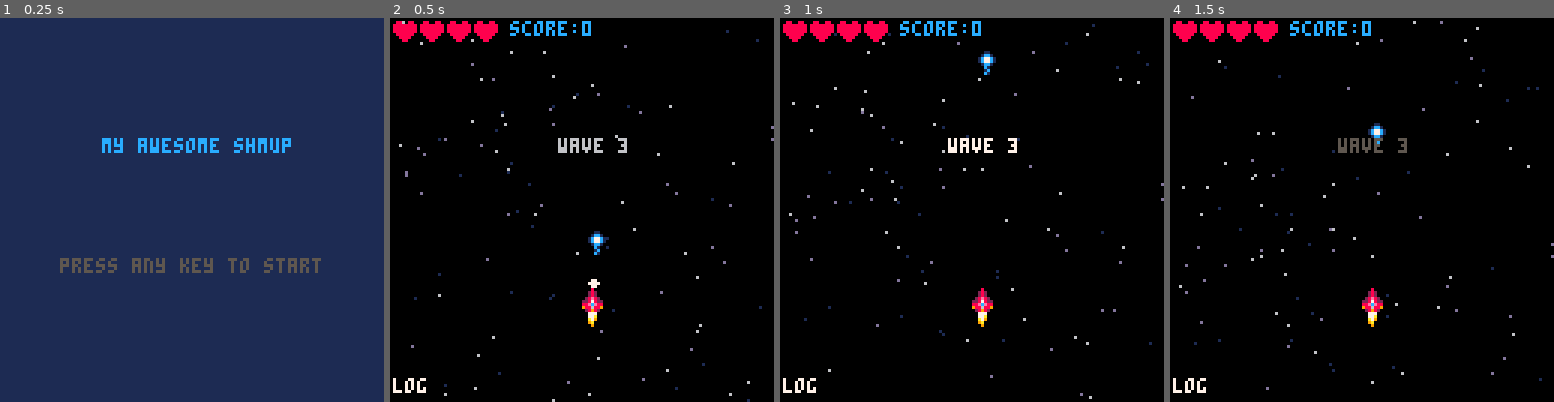
Above: before the commit, frames 1-4 (left to right).
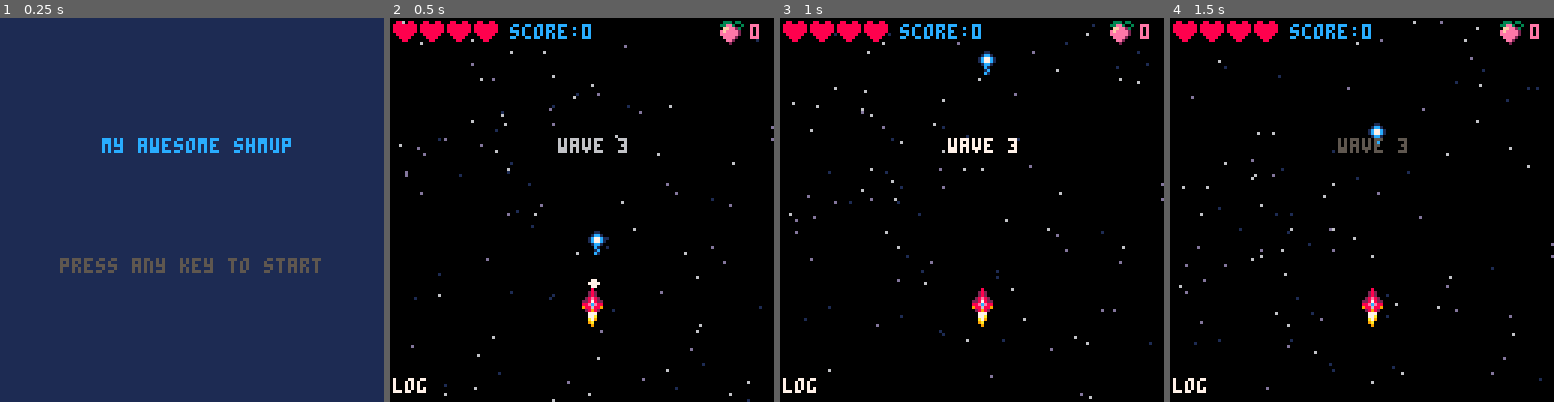
Above: after the commit, the same moments.

Repository: theRenard/shmup
Game: PICO-8 cartridge shmup_sep.p8
Two runs of this game, one before a commit and one after it. Both use one fixed random seed, a clock stepped at 60 frames per second and the inputs below.
Inputs:
- Up to frame 1 (0.25 s): no input
- Up to frame 2 (0.5 s): tap X (X key) at 0.33 s
- Up to frame 3 (1 s): tap O (Z key) at 0.7 s
- Up to frame 4 (1.5 s): tap X (X key) at 1.07 s

Frame 1 is identical in both runs. In frame 2, 0.7% of the frame differs, in the area x 31-97%, y 0-8%; in frame 3, 0.7%; in frame 4, 0.7%.

Commit message:
feat: Add pickup drop behavior to enemy kills

Diff:
--- a/behavior.lua
+++ b/behavior.lua
@@ -146,6 +146,9 @@
   sfx(2)
   score += 1
   explode(myen.x + 4, myen.y + 4)
+  if rnd() < 0.1 then
+    droppickup(myen.x, myen.y)
+  end
 
   if myen.mission =="attack" then
     if rnd(1) < 0.5 then
@@ -153,3 +156,13 @@
     end
   end
 end
+
+function droppickup(px,py)
+  local mypick = makespr()
+  mypick.x = px
+  mypick.y = py
+  mypick.sx = 0
+  mypick.sy = 1
+  mypick.spr = 48
+  add(pickups, mypick)
+end
--- a/draw.lua
+++ b/draw.lua
@@ -14,6 +14,20 @@
       spr(flamespr,ship.x,ship.y+8)
      end
     end
+  end
+
+  --drawing pickups
+  for mypick in all(pickups) do
+    local pc=0
+    if t%4<2 then
+     pc=7
+    end
+    for i=1,15 do
+     pal(i,pc)
+    end
+    drwoutline(mypick)
+    pal()
+    drwmyspr(mypick)
   end
 
   --drawing enemies
@@ -84,7 +98,7 @@
     drwmyspr(myebul)
    end
 
-  print("score:"..score,40,1,12)
+  print("score:"..score,40,2,12)
   print("log"..log, 1, 120, 7)
 
   for i=1,4 do
@@ -94,6 +108,9 @@
     spr(14,i*9-8,1)
    end
   end
+
+  spr(48,110,1)
+  print(cherries,120,2,14)
 
   --print(#buls,5,5,7)
  end
--- a/main.lua
+++ b/main.lua
@@ -70,6 +70,7 @@
   muzzle=0
 
   score=0
+  cherries=0
 
   lives=4
   invul=0
@@ -90,6 +91,7 @@
   enemies={}
   parts={}
   shwaves={}
+  pickups={}
 
   log=""
 
--- a/shmup_sep.p8
+++ b/shmup_sep.p8
@@ -34,14 +34,14 @@
 0222200001111000000000000000000000000000000000000000000027787872277777728277c7820277c7800277c7808277c782000000000000000000000000
 000000000000000000000000000000000000000000000000000000002002200220022002087cc780087cc780087cc780087cc780000000000000000000000000
 00000000000000000000000000000000000000000000000000000000020880200208802000877800008778000087780000877800000000000000000000000000
-00000000000000000000000000000000000000000000000000000000000000000000000000000000000000000000000000000000000000000000000000000000
-00000000000000000000000000000000000000000000000000000000000000000000000000000000000000000000000000000000000000000000000000000000
-00000000000000000000000000000000000000000000000000000000000000000000000000000000000000000000000000000000000000000000000000000000
-00000000000000000000000000000000000000000000000000000000000000000000000000000000000000000000000000000000000000000000000000000000
-00000000000000000000000000000000000000000000000000000000000000000000000000000000000000000000000000000000000000000000000000000000
-00000000000000000000000000000000000000000000000000000000000000000000000000000000000000000000000000000000000000000000000000000000
-00000000000000000000000000000000000000000000000000000000000000000000000000000000000000000000000000000000000000000000000000000000
-00000000000000000000000000000000000000000000000000000000000000000000000000000000000000000000000000000000000000000000000000000000
+03330330000000000000000000000000000000000000000000000000000000000000000000000000000000000000000000000000000000000000000000000000
+33ee3003000000000000000000000000000000000000000000000000000000000000000000000000000000000000000000000000000000000000000000000000
+0ffee230000000000000000000000000000000000000000000000000000000000000000000000000000000000000000000000000000000000000000000000000
+efeeee20000000000000000000000000000000000000000000000000000000000000000000000000000000000000000000000000000000000000000000000000
+eeeeee20000000000000000000000000000000000000000000000000000000000000000000000000000000000000000000000000000000000000000000000000
+0eeee200000000000000000000000000000000000000000000000000000000000000000000000000000000000000000000000000000000000000000000000000
+00ee2000000000000000000000000000000000000000000000000000000000000000000000000000000000000000000000000000000000000000000000000000
+00020000000000000000000000000000000000000000000000000000000000000000000000000000000000000000000000000000000000000000000000000000
 00000007000000000000000000000000000000000000000000000000000000000000000000000000000000000000000000000000000000000000000000000000
 00070007000007700000000000000000000000000000000000000000005000000000000500550000000000000000000000000000000000000000000000000000
 00000000000770000000002222220000000055555500000000500555550000000000550500500000000000000000000000000000000000000000000000000000
--- a/tools.lua
+++ b/tools.lua
@@ -35,6 +35,14 @@
   end
 
   return banim[blinkt]
+ end
+
+ function drwoutline(myspr)
+    spr(myspr.spr,myspr.x,myspr.y,myspr.sprw,myspr.sprh)
+    spr(myspr.spr,myspr.x-1,myspr.y,myspr.sprw,myspr.sprh)
+    spr(myspr.spr,myspr.x+1,myspr.y,myspr.sprw,myspr.sprh)
+    spr(myspr.spr,myspr.x,myspr.y-1,myspr.sprw,myspr.sprh)
+    spr(myspr.spr,myspr.x,myspr.y+1,myspr.sprw,myspr.sprh)
  end
 
  function drwmyspr(myspr)
--- a/update.lua
+++ b/update.lua
@@ -61,6 +61,24 @@
 
     if mybul.y < -8 then
       del(buls, mybul)
+    end
+  end
+
+  --move pickups
+  for mypick in all(pickups) do
+    move(mypick)
+
+    if mypick.y > 128 then
+      del(pickups, mypick)
+    end
+  end
+
+  -- collision ship x pickups
+  for mypick in all(pickups) do
+    if col(mypick, ship) then
+      del(pickups, mypick)
+      sfx(4)
+      cherries += 1
     end
   end
 
